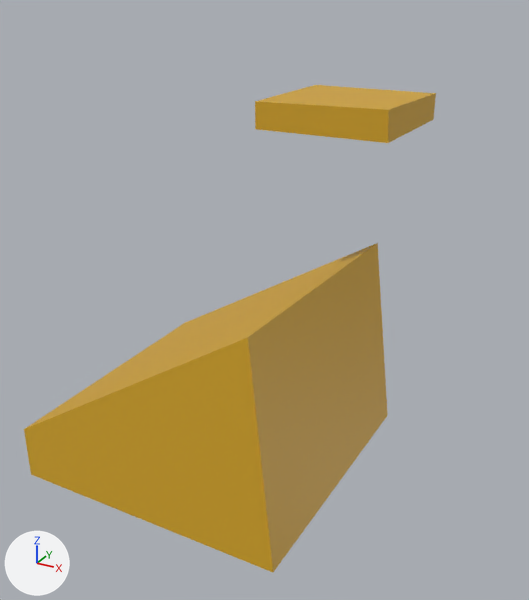
Renders of the glTF model resources/models.glb from each side of a commit.
Camera for both pictures: a 50 mm camera at (3.99, -4.74, 1.47) aimed at (1.69, -0.56, -0.62). Arrows for +X, +Y and +Z are at lower left; the lights stay in place. Where no turn or scale is listed for an object, it has been applied to the vertices. Vertices at the same position are counted once.
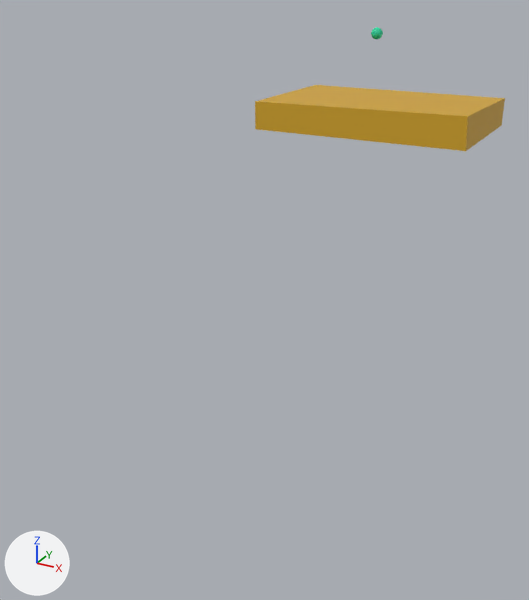
The newer file is also turned or shifted as a whole; pictures and numbers use the older file's frame.

Where the change shows, as pixel boxes [x1, y1, x2, y2] in the pictures (529 x 600 px):
'Plane.002', deleted: before [24, 243, 387, 572]
'Plane', reshaped (38% wider, 14% taller): before [255, 85, 436, 143]; after [255, 85, 505, 151]
'Sphere', added: after [371, 27, 383, 39]

The edits, one by one:
Material 'Material.002' (mat_material_002) is new.
Its base color is (0.0176, 0.658, 0.352) (green #24d4a0).
me_plane has 8 vertices, 12 faces and spans x -0.483..0.483, y -0.483..0.483, z -0.188..0.017.
me_plane is used by ob_plane; location (1.948, 0.199, 0.703).
Before the commit, vertices of me_plane: 1 (0.469, -0.478, 0.017) at pixel (388, 109), 3 (0.483, 0.483, 0.0) at pixel (435, 93), 5 (0.483, -0.483, -0.188) at pixel (388, 143), 7 (0.483, 0.483, -0.188) at pixel (433, 119).
Part 1, on me_plane:
Vertices 1, 3, 5, 7 of me_plane move by (0.493, 0.0, 0.0).
Mesh me_sphere is new.
It is a UV sphere (32 segments, 16 rings, poles along z) spanning x -0.0425..0.0425, y -0.0425..0.0425, z -0.0425..0.0425.
It uses material mat_material_002 (green #24d4a0).
Object 'Plane.002' (ob_plane_002) is deleted.
Object 'Sphere' (ob_sphere) is new; it shows me_sphere.
Its location is (1.916, 0.774, 1.093).
